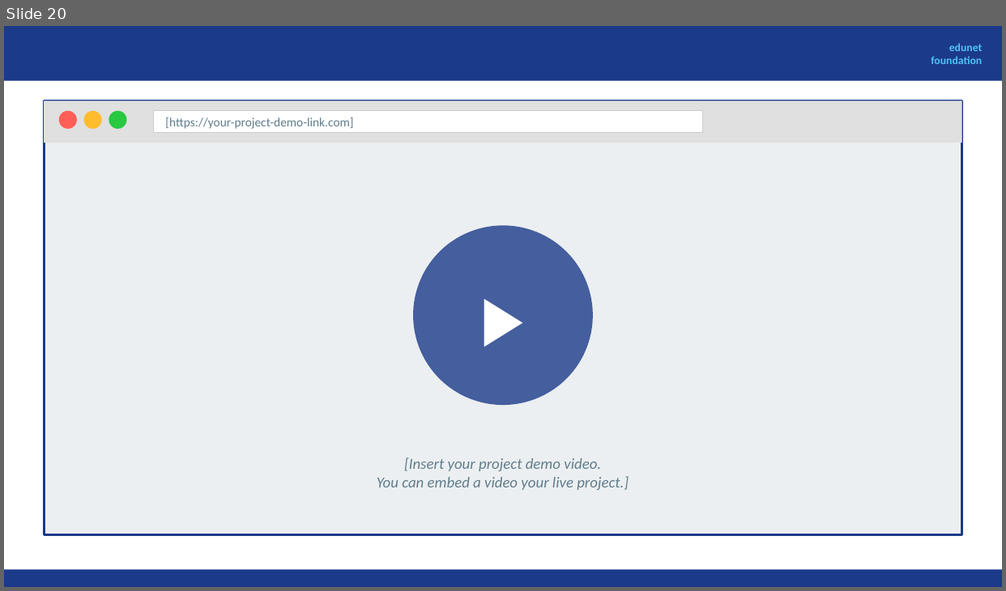
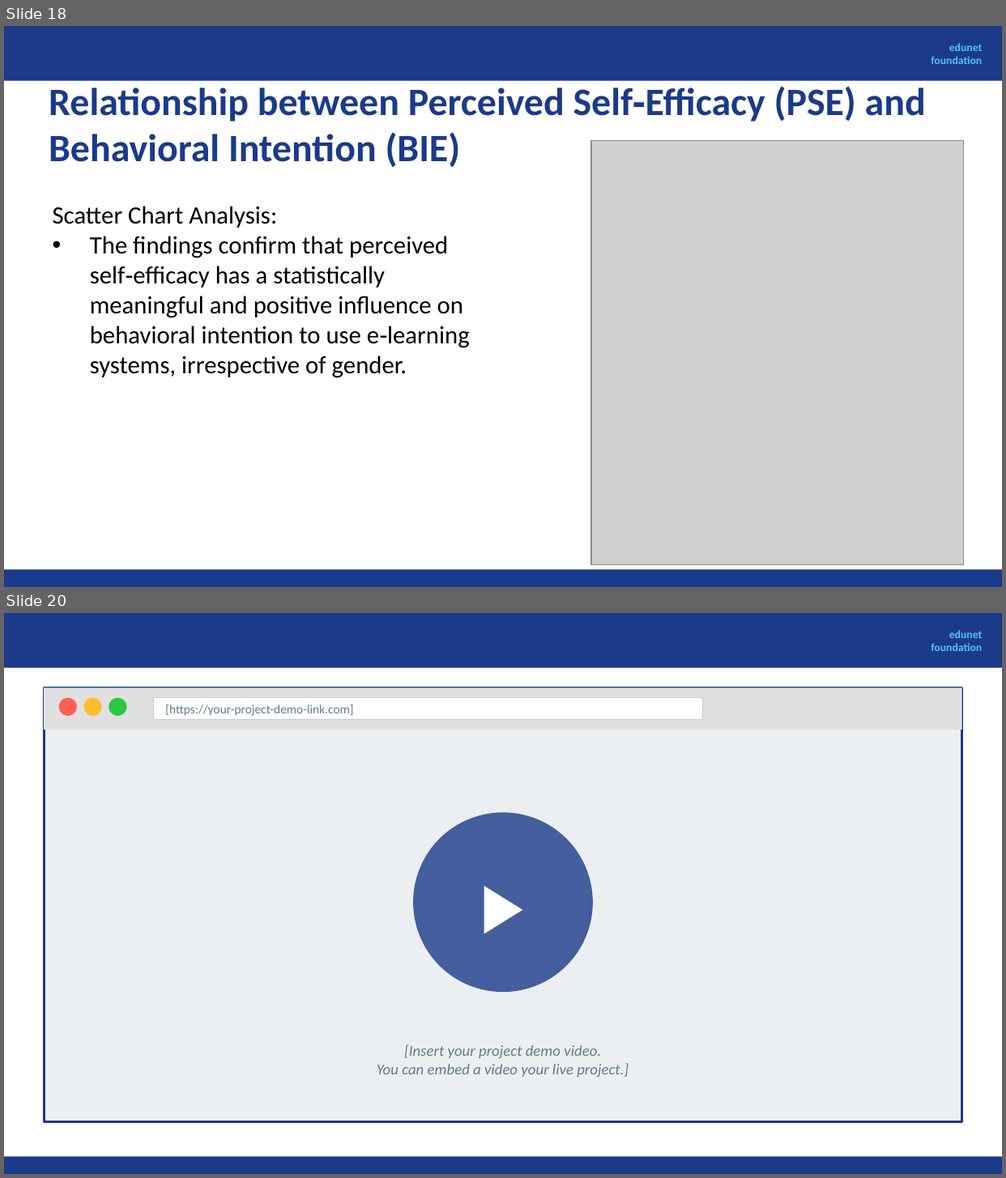
Before and after one commit to preetisingh-crypto/My_Project, a slide deck: AI Fellowship Project on E learning.pptx. Shown one above the other, each under a label of ours: slide 20 before the commit, slides 18 and 20 after it; the slides between them are not shown. The pictures are 1006x591 and 1006x1178 pixels, drawn with LibreOffice and Linux fonts; fonts in the diff are those of the drawing; grey boxes stand for pictures. Boxes give left, top, right and bottom in pixels: in the first picture for what was removed or moved away, otherwise in the second. Text is boxed around its words. In the diff, an @@ line names an element or a change of style, - is before the commit and + after.

```diff
--- a/AI Fellowship Project on E learning.pptx
+++ b/AI Fellowship Project on E learning.pptx
@@ slide 18 added at [4,26,1002,587], background #FFFFFF @@
@@ rectangle added at [4,26,1002,81], fill #1B3A8A @@
@@ text added at [931,43,982,64], 8 pt, text #4FC3F7, bold @@
+edunet
+foundation
@@ text added at [49,86,926,167], 28 pt, text #1B3A8A, bold @@
+Relationship between Perceived Self‑Efficacy (PSE) and Behavioral Intention (BIE)
@@ picture added at [590,141,963,565] @@
@@ text added at [53,206,470,378], 18 pt, text #000000 @@
+Scatter Chart Analysis:
+• The findings confirm that perceived self‑efficacy has a statistically meaningful and positive influence on behavioral intention to use e‑learning systems, irrespective of gender.
@@ rectangle added at [4,570,1002,587], fill #1B3A8A @@
```
Also in this commit, not shown: 5 slides changed, 1 other slide added, 2 slides removed.
